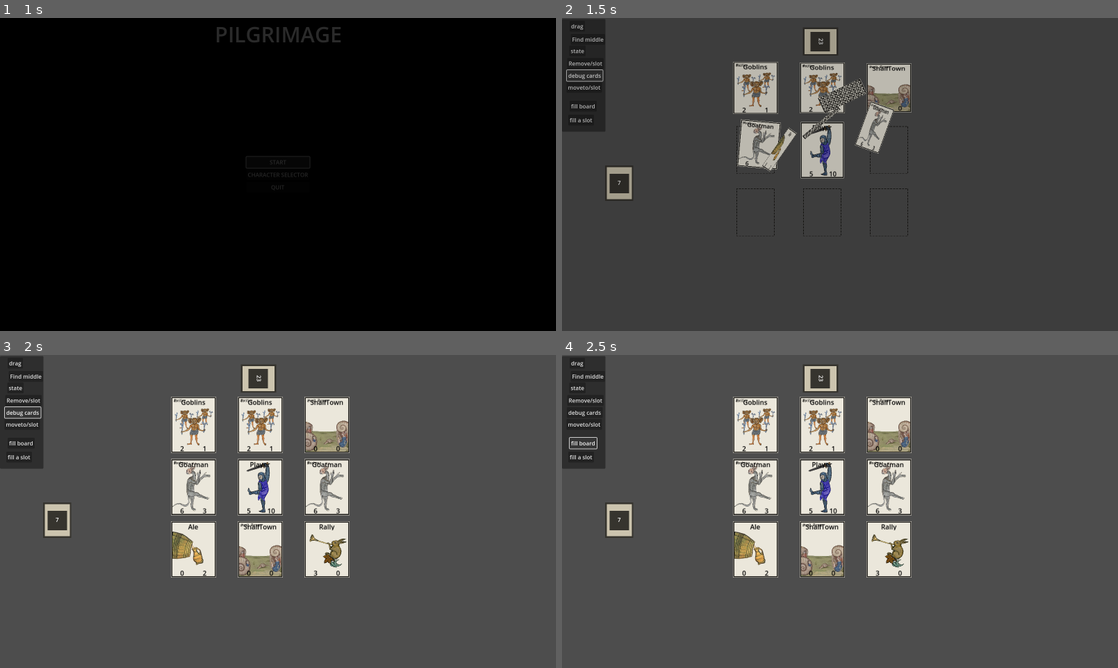
Above: before the commit, frames 1-4 (two rows, left to right).
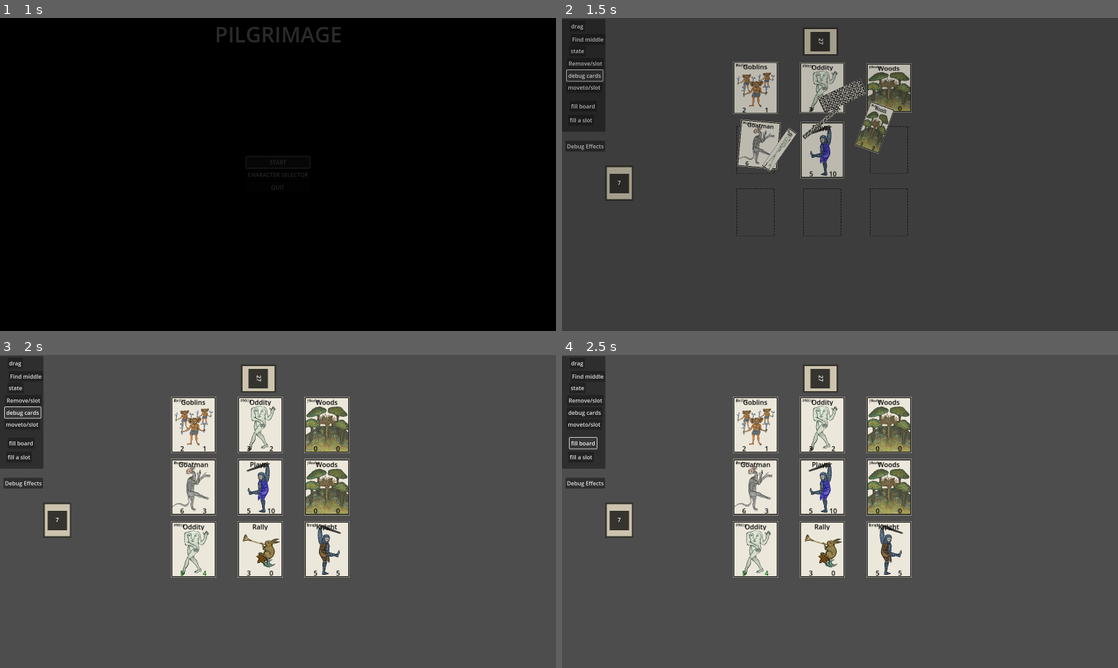
Above: after the commit, the same moments.

Repository: FergusMcLaughlin/Pilgrimage-old-
Game: Godot game, scene res://src/ui/mainMenu/main_menu.tscn
The game is run twice, just before and just after one commit, with the same random seed, the same clock (stepped at 60 frames per second) and the same inputs.
Inputs:
- Up to frame 1 (1 s): click "START" at 0.5 s
- Up to frame 2 (1.5 s): click "debug cards" at 1.25 s
- Up to frame 3 (2 s): no input
- Up to frame 4 (2.5 s): click "fill board" at 2 s

Frame 1 is identical in both runs. In frame 2, 1.8% of the frame differs, in the area x 1-63%, y 7-48%; in frame 3, 4.6%, in the area x 0-63%, y 7-71%; in frame 4, 4.6%.

Commit message:
Okay this is working but it needs tested and if possible refactored but maybe this is best done when animations are added ? currently it'll pause update effects then unpause it shouldn pause if there are no effect changes.

Diff:
--- a/project.godot
+++ b/project.godot
@@ -20,13 +20,13 @@
 GlobalSignalBus="*res://src/singletons/global_signal_bus.gd"
 CardDictionaryJsonLoader="*res://src/singletons/cardFactory/card_dictionary_json_loader.gd"
 CreateCard="*res://src/singletons/cardFactory/create_card.gd"
-CardEffectDictionaryJsonLoader="*res://src/singletons/cardEffectFactory/card_effect_dictionary_json_loader.gd"
-EffectManager="*res://src/singletons/cardEffectFactory/card_effect_manager.gd"
+CardEffectDictionaryJsonLoader="*res://src/singletons/cardEffects/card_effect_dictionary_json_loader.gd"
 InputManager="*res://src/singletons/input_manager.gd"
 GameConstants="*res://src/singletons/game_constants.gd"
 CardZIndexManager="*res://src/singletons/card_z_index_manager.gd"
 GameController="*res://src/singletons/game_controller.gd"
 SceneTransitionManager="*res://src/singletons/scene_manager.gd"
+EffectManager="*res://src/singletons/cardEffects/card_effect_manager.gd"
 
 [display]
 
--- a/src/card/card.gd
+++ b/src/card/card.gd
@@ -10,6 +10,10 @@
 var baseAttack: int
 var baseHealth: int
 
+const STAT_COLOR_NORMAL = Color.BLACK
+const STAT_COLOR_BUFFED = Color.DARK_GREEN
+const STAT_COLOR_DEBUFFED = Color.DARK_RED
+
 enum cardState {
 	ON_BOARD,
 	IN_DECK,
@@ -56,12 +60,32 @@
 	$Health.text = str(cardHealth)
 	$Attack.text = str(cardAttack)
 
+	updateStatColours()
+
 	var texture = load(cardImagePath)
 	if texture:
 		$CardFace.texture = texture
 		$CardFace.scale = Vector2(0.1, 0.1)
 	else:
 		push_error("Cant load card picture: " + cardImagePath)
+
+func updateStatColours():
+	if cardType == "player":
+		return
+
+	if cardAttack > baseAttack:
+		$Attack.modulate = STAT_COLOR_BUFFED
+	elif cardAttack < baseAttack:
+		$Attack.modulate = STAT_COLOR_DEBUFFED
+	else:
+		$Attack.modulate = STAT_COLOR_NORMAL
+
+	if cardHealth > baseHealth:
+		$Health.modulate = STAT_COLOR_BUFFED
+	elif cardHealth < baseHealth:
+		$Health.modulate = STAT_COLOR_DEBUFFED
+	else:
+		$Health.modulate = STAT_COLOR_NORMAL
 
 func setCardState (newCardState):
 	var oldState = currentState
--- a/src/card/cardEffects/individualEffects/stat_augmentation.gd
+++ b/src/card/cardEffects/individualEffects/stat_augmentation.gd
@@ -4,16 +4,20 @@
 
 func shouldRunEffectCheck(triggerType: String, context: Dictionary) -> bool:
 	var expectedTrigger = effectData.get("trigger", "")
-	if triggerType != "slot_filled":
-		return false
 
-	var targetCardType = effectData.get("target_card_type", "")
-	var targetCardName = effectData.get("target_card_name", "")
-	var forestCardsOnBoard = BoardQueryHelper.countCardsOfType(targetCardType, targetCardName)
-
-	return forestCardsOnBoard > 0
+	match expectedTrigger: #add as new types are added I HATE TRIGGERS
+		"slot_filled":
+			return triggerType in ["slot_filled", "slot_emptied", "card_removed"]
+		"board_changed":
+			return triggerType in ["slot_filled", "slot_emptied", "card_removed"]
+		_:
+			return triggerType == expectedTrigger
 
 func applyCardEffect(context: Dictionary) -> void:
+
+	if !is_instance_valid(hostCard):
+		return
+
 	var targetCardType = effectData.get("target_card_type", "")
 	var targetCardName = effectData.get("target_card_name", "")
 	var cardsOnBoard = BoardQueryHelper.countCardsOfType(targetCardType, targetCardName)
--- a/src/decks/journey_deck.gd
+++ b/src/decks/journey_deck.gd
@@ -23,7 +23,7 @@
 	var journeyCards = [# Mix of combat units with different strengths
 				"M_0001", "M_0002", "M_0003", "M_0003", "M_0004", "M_0001", "M_0002", "M_0004",
 				# Locations spaced out
-				"M_0005", "M_0006", "M_0005", "M_0006",
+				"M_0006", "M_0006", "M_0006", "M_0006","M_0006", "M_0006", "M_0006", "M_0006",
 				# Buffs spaced out to enhance player
 				"M_0007", "M_0008", "M_0009", "M_0007", "M_0008", "M_0009",
 				# More units with buffs interspersed
--- /dev/null
+++ b/src/helpers/effectHelpers/effect_batcher_helper.gd
@@ -0,0 +1,21 @@
+class_name EffectBatcherHelper
+
+func create_batches(effects: Array):
+	if effects.is_empty():
+		return[]
+
+	var groups = {}
+	for effect in effects:
+		var key = effect.effectName
+		if !groups.has(key):
+			groups[key] = []
+		groups[key].append(effect)
+
+	var batches = []
+	for group in groups.values():
+		batches.append(group)
+
+	return batches
+
+func calculate_total_time(batchCount: int, timePerBatch: float):
+	return batchCount * timePerBatch
--- /dev/null
+++ b/src/helpers/effectHelpers/effect_run_validator.gd
@@ -0,0 +1,47 @@
+class_name EffectRunValidator
+
+static var cardStates: Dictionary = {}
+
+static func getEffectsToRun(effects: Array[CardEffect], trigger: String, context: Dictionary):
+	var effectsToRun = []
+
+	for effect in effects:
+		if !effect.shouldRunEffectCheck(trigger, context):
+			continue
+
+		var key = str(effect.hostCard.get_instance_id()) + "_" + effect.effectName
+		var currentState = getCurrentValue(effect)
+		var lastState = cardStates.get(key, {})
+
+		if currentState != lastState or trigger == "slot_emptied" or trigger == "card_removed":
+			cardStates[key] = currentState
+			effectsToRun.append(effect)
+
+	return effectsToRun
+
+static func getCurrentValue(effect: CardEffect):
+	if effect.effectData.get("type") == "stat_augmentation":
+		var targetType = effect.effectData.get("target_card_type", "")
+		var targetName = effect.effectData.get("target_card_name", "")
+		var count =  BoardQueryHelper.countCardsOfType(targetType, targetName)
+
+		return {
+			"target_count": count,
+			"effect_type": "stat_augmentation",
+			"target_type": targetType,
+			"target_name": targetName
+		}
+	else:
+		var board = BoardQueryHelper.getCurrentBoard()
+		var occupiedCount = board.getOccupiedSlots().size() if board else 0
+		return {
+			"occupied_slots": occupiedCount,
+			"effect_type": "general"
+		}
+
+static func getCardKey(card: Node2D) -> String:
+	return str(card.get_instance_id())
+
+static func clearCard(card: Node2D):
+	var key = getCardKey(card)
+	cardStates.erase(key)
--- /dev/null
+++ b/src/helpers/effectHelpers/effect_timer_helper.gd
@@ -0,0 +1,42 @@
+class_name EffectTimerHelper
+
+var timer: Timer
+var currentBatch: int = 0
+var batches: Array = []
+var batchCallback: Callable
+
+func _init(parent: Node):
+	timer = Timer.new()
+	timer.one_shot = true
+	timer.timeout.connect(onTimeout)
+	parent.add_child(timer)
+
+func startBatchSequence(effectBatches: Array, timePerBatch: float, callback: Callable):
+	if effectBatches.is_empty():
+		return
+
+	batches = effectBatches
+	batchCallback = callback
+	currentBatch = 0
+
+	GameConstants.interactionsAllowed = false
+	timer.wait_time = timePerBatch
+	timer.start()
+
+func onTimeout():
+	if currentBatch < batches.size():
+		batchCallback.call(batches[currentBatch])
+		currentBatch += 1
+
+		if currentBatch < batches.size():
+			timer.start()
+		else:
+			finishSequence()
+	else:
+		finishSequence()
+
+func finishSequence():
+	batches.clear()
+	currentBatch = 0
+	GameConstants.interactionsAllowed = true
+	GlobalSignalBus.emit_signal("effectsFinished")
--- a/src/singletons/cardEffectFactory/card_effect_manager.gd
+++ /dev/null
@@ -1,75 +0,0 @@
-extends Node
-class_name CardEffectManager
-
-var activeEffects: Array[CardEffect] = []
-var effectDefinitions: Dictionary = {}
-
-func _ready():
-	if CardEffectDictionaryJsonLoader.cardEffectData.is_empty():
-		await CardEffectDictionaryJsonLoader.ready
-
-	effectDefinitions = CardEffectDictionaryJsonLoader.cardEffectData
-	print("CardEffectManager: Loaded ", effectDefinitions.size(), " effect definitions")
-
-	connectToSignals()
-
-
-func connectToSignals():
-	GlobalSignalBus.connect("boardStateChanged", onBoardStateChanged)
-	GlobalSignalBus.connect("cardPlayed", onCardPlayed)
-	GlobalSignalBus.connect("slotFilled", onSlotFilled)
-	GlobalSignalBus.connect("cardMoved", onCardMoved)#look at these
-
-	GlobalSignalBus.connect("battleCompleted", onBattleCompleted)
-
-func addCardEffects(card: Node2D):
-	var cardData = CardDictionaryJsonLoader.cardData.get(card.cardId, {})
-	var cardEffects = cardData.get("effects", [])
-
-	for individualEffect in cardEffects:
-		var effectData = effectDefinitions.get(individualEffect,{})
-		if !effectData.is_empty():
-			var effect = CardEffectFactory.createEffect(card, effectData)
-			if effect:
-				activeEffects.append(effect)
-
-func cleanupFreedCards():
-	activeEffects = activeEffects.filter(func(effect): return is_instance_valid(effect.hostCard))
-
-func removeCardEffects(card: Node2D):
-	activeEffects = activeEffects.filter(func(effect): return effect.hostCard != card)
-
-func onBoardStateChanged():
-	cleanupFreedCards()
-	checkAndApplyEffects("board_changed", {})
-
-func onCardPlayed(card, slot):
-		checkAndApplyEffects("card_played", {
-		"card": card,
-		"slot": slot
-		})
-
-func onSlotFilled(slot, card):
-	addCardEffects(card)
-	checkAndApplyEffects("slot_filled", {
-		"card": card,
-		"slot": slot
-		})
-
-func onCardMoved(card, fromSlot, toSlot):
-	checkAndApplyEffects("card_moved", {
-		"card":card,
-		"from":fromSlot,
-		"to":toSlot
-	})
-
-func onBattleCompleted(attacker, defender, result):
-	if result.has("attackerDied") and result.attackerDied:
-		removeCardEffects(attacker)
-
-func checkAndApplyEffects(triggerType: String, context: Dictionary):
-	cleanupFreedCards()
-
-	for effect in activeEffects:
-		if effect.shouldRunEffectCheck(triggerType, context):
-			effect.applyCardEffect(context)
--- /dev/null
+++ b/src/singletons/cardEffects/card_effect_manager.gd
@@ -0,0 +1,92 @@
+extends Node
+class_name CardEffectManager
+
+var activeEffects: Array[CardEffect] = []
+var effectDefinitions: Dictionary = {}
+
+var effectTimer: EffectTimerHelper
+var effectBatcherHelper: EffectBatcherHelper
+var setupPhase: bool = true
+
+const TIME_PER_BATCH = 0.5
+
+func _ready():
+	effectTimer = EffectTimerHelper.new(self)
+	effectBatcherHelper = EffectBatcherHelper.new()
+
+	await loadEffectDeffinitions()
+	connectToSignals()
+
+func loadEffectDeffinitions():
+	if CardEffectDictionaryJsonLoader.cardEffectData.is_empty():
+		await CardEffectDictionaryJsonLoader.ready
+
+	effectDefinitions = CardEffectDictionaryJsonLoader.cardEffectData
+
+func connectToSignals():
+	GlobalSignalBus.connect("slotFilled", onSlotFilled)
+	GlobalSignalBus.connect("slotEmptied", onSlotEmptied)
+	GlobalSignalBus.connect("battleCompleted", onBattleCompleted)
+	GlobalSignalBus.connect("boardSetupComplete", onBoardSetupComplete)
+
+func onBoardSetupComplete():
+	setupPhase = false
+	print("CardEffectManager: Setup phase complete, effects now active")
+
+func onSlotFilled(slot, card):
+	addCardEffects(card)
+	if not setupPhase:
+		checkEffects("slot_filled", {"slot": slot, "card": card})
+
+func onSlotEmptied(slot):
+	if not setupPhase:
+		checkEffects("slot_emptied", {"slot": slot})
+
+func onBattleCompleted(attacker, defender, result):
+	if result.has("attackerDied") and result.attackerDied:
+		removeCardEffects(attacker)
+
+func addCardEffects(card: Node2D):
+	var cardData = CardDictionaryJsonLoader.cardData.get(card.cardId, {})
+	var cardEffects = cardData.get("effects", [])
+
+	for individualEffect in cardEffects:
+		var effectData = effectDefinitions.get(individualEffect,{})
+		if !effectData.is_empty():
+			var effect = CardEffectFactory.createEffect(card, effectData)
+			if effect:
+				activeEffects.append(effect)
+
+func cleanupFreedCards():
+	activeEffects = activeEffects.filter(func(effect): return is_instance_valid(effect.hostCard))
+
+func removeCardEffects(card: Node2D):
+	activeEffects = activeEffects.filter(func(effect): return effect.hostCard != card)
+	EffectRunValidator.clearCard(card)
+
+	if not setupPhase:
+		await get_tree().process_frame
+		checkEffects("card_removed", {"card": card})
+
+func checkEffects(trigger: String, context: Dictionary):
+	if setupPhase:
+		return
+
+	cleanupFreedCards()
+
+	var effectsToRun = EffectRunValidator.getEffectsToRun(activeEffects, trigger, context)
+
+	if effectsToRun.is_empty():
+		return
+
+	var batches = effectBatcherHelper.create_batches(effectsToRun)
+	GlobalSignalBus.emit_signal("effectsStarted")
+	effectTimer.startBatchSequence(batches, TIME_PER_BATCH, exicuteBatch)
+
+func exicuteBatch(batch: Array):
+	for effect in batch:
+		if is_instance_valid(effect.hostCard):
+			effect.applyCardEffect({})
+
+	if effectTimer.currentBatch >= effectTimer.batches.size():
+		GlobalSignalBus.emit_signal("effectsFinished")
--- a/src/singletons/game_constants.gd
+++ b/src/singletons/game_constants.gd
@@ -5,5 +5,5 @@
 const LAYER_CARD = 2
 const LAYER_DECK = 4
 
-#var interactionsAllowed = true
-var playerCharacter = null;
+var playerCharacter = null
+var interactionsAllowed = true
--- a/src/singletons/game_controller.gd
+++ b/src/singletons/game_controller.gd
@@ -8,6 +8,7 @@
 var characterCard: Node2D
 
 var currentGameState = GameStates.SETUP
+var movementEnabled: bool = true
 
 enum GameStates {
 	SETUP,
@@ -58,9 +59,19 @@
 	await get_tree().process_frame  # Wait for card placement
 	journeyDeck.fillEmptySlots()
 
+	await get_tree().process_frame
+	GlobalSignalBus.emit_signal("boardSetupComplete")
+
 	print("GameManager: Board setup complete")
 
+func isMovementAllowed() -> bool:
+	return movementEnabled and GameConstants.interactionsAllowed
+
 func onCardClicked(card):
+	if !isMovementAllowed():
+		print("GameManager: Movement blocked - effects are being processed")
+		return
+
 	if card.currentState == card.cardState.IN_HAND || card.currentState == card.cardState.BEING_DRAGGED:
 		return
 
--- a/src/singletons/global_signal_bus.gd
+++ b/src/singletons/global_signal_bus.gd
@@ -44,6 +44,7 @@
 # ==============================================
 signal boardStateChanged()      # When board state changes
 signal boardSetup()             # When board is initially set up
+signal boardSetupComplete()     # When initial board setup is finished
 # ==============================================
 # GAME CONTROLLER SIGNALS
 # ==============================================
@@ -55,3 +56,17 @@
 # ==============================================
 signal sceneTransitionStarted(fromScene, toScene, transitionType)
 signal sceneTransitionCompleted(fromScene, toScene, transitionType)
+# ==============================================
+# EFFECT QUEUE SIGNALS
+# ==============================================
+signal effectProcessingStarted()
+signal effectProcessingFinished()
+signal effectApplied(triggerType: String, context: Dictionary)
+signal effectsStarted()
+signal effectsFinished()
+# ==============================================
+#  SIGNALS
+# ==============================================
+signal movmentIsBlocked(reason: String)
+signal movmentIsUnblocked(reason: String)
+signal movmentStateChanged(isEnabled: bool)
--- a/src/tests/card_test.gd
+++ b/src/tests/card_test.gd
@@ -4,7 +4,6 @@
 @onready var journeyDeck = $GameBoard/journeyDeck
 @onready var cardGrid = $GameBoard/CardGrid
 
-
 func _ready():
 	# Create a test card
 	spawn_test_card()
@@ -15,6 +14,14 @@
 	print("DEBUG: Setting currentBoard to GameBoard...")
 	GlobalSignalBus.currentBoard = $GameBoard
 	print("DEBUG: currentBoard set to: ", GlobalSignalBus.currentBoard)
+
+	# Add debug button for effects
+	var debug_effects_button = Button.new()
+	debug_effects_button.text = "Debug Effects"
+	debug_effects_button.position = Vector2(10, 350)
+	debug_effects_button.size = Vector2(100, 30)
+	debug_effects_button.pressed.connect(debug_card_effects)
+	$Ui/ButtonPanel.add_child(debug_effects_button)
 
 	# Verify the board has the necessary methods
 	if $GameBoard.has_method("getOccupiedSlots"):
@@ -48,17 +55,6 @@
 	$Ui/ButtonPanel/fill_board.pressed.connect(on_fill_board_button_pressed)
 	$Ui/ButtonPanel/fill_one_slot.pressed.connect(on_fill_one_slot_button_pressed)
 
-	# Verify button connections
-	print("\nButton connections:")
-	print("- FlipButton connected: ", $Ui/ButtonPanel/findmiddleslotButton.is_connected("pressed", Callable(self, "on_flip_button_pressed")))
-	print("- StateButton connected: ", $Ui/ButtonPanel/StateButton.is_connected("pressed", Callable(self, "on_change_state_button_pressed")))
-	print("- DragButton connected: ", $Ui/ButtonPanel/DragButton.is_connected("pressed", Callable(self, "on_test_drag_button_pressed")))
-	print("- MoveToSlotButton connected: ", $Ui/ButtonPanel/MoveToSlotButton.is_connected("pressed", Callable(self, "on_move_to_slot_button_pressed")))
-	print("- RemoveFromSlotButton connected: ", $Ui/ButtonPanel/RemoveFromSlotButton.is_connected("pressed", Callable(self, "on_remove_from_slot_button_pressed")))
-	print("- debug_button connected: ", $Ui/ButtonPanel/debug_button.is_connected("pressed", Callable(self, "on_debug_button_pressed")))
-	print("- fill_board connected: ", $Ui/ButtonPanel/fill_board.is_connected("pressed", Callable(self, "on_fill_board_button_pressed")))
-	print("- fill_one_slot connected: ", $Ui/ButtonPanel/fill_one_slot.is_connected("pressed", Callable(self, "on_fill_one_slot_button_pressed")))
-
 	# IMPORTANT: Set up GameController AFTER currentBoard is set
 	GameController.boardController = $GameBoard
 	GameController.playerDeck = $GameBoard/playerDeck
@@ -73,12 +69,32 @@
 	# Final verification
 	print("DEBUG: currentBoard after all setup: ", GlobalSignalBus.currentBoard)
 
+	# Connect to effect signals for debugging
+	# Since the signals are emitted on GlobalSignalBus, connect there
+	if GlobalSignalBus.has_signal("effectsStarted"):
+		GlobalSignalBus.effectsStarted.connect(_on_effects_started)
+		print("DEBUG: Connected to effectsStarted signal on GlobalSignalBus")
+	else:
+		print("DEBUG: effectsStarted signal not found on GlobalSignalBus")
+
+	if GlobalSignalBus.has_signal("effectsFinished"):
+		GlobalSignalBus.effectsFinished.connect(_on_effects_finished)
+		print("DEBUG: Connected to effectsFinished signal on GlobalSignalBus")
+	else:
+		print("DEBUG: effectsFinished signal not found on GlobalSignalBus")
+
 	# Force a debug to see if BoardQueryHelper works now
 	print("\n----- TESTING BOARD QUERY IMMEDIATELY -----")
 	await get_tree().process_frame
 	var testCount = BoardQueryHelper.countCardsOfType("location", "Woods")
 	print("DEBUG: Immediate test - Woods count: ", testCount)
 
+func _on_effects_started():
+	print("🔴 EFFECTS STARTED - Movement blocked")
+
+func _on_effects_finished():
+	print("🟢 EFFECTS FINISHED - Movement enabled")
+
 # New function for fill_board button using journeyDeck methods
 func on_fill_board_button_pressed():
 	print("\n----- FILL BOARD BUTTON PRESSED -----")
@@ -87,6 +103,10 @@
 		print("Filling board with journey cards")
 		# Use the journeyDeck's fillEmptySlots method
 		journeyDeck.fillEmptySlots()
+
+		# Debug after filling
+		await get_tree().create_timer(1.0).timeout
+		debug_card_effects()
 	else:
 		print("ERROR: JourneyDeck not found or initialized")
 
@@ -106,6 +126,10 @@
 			var card = journeyDeck.revealTopCard(emptySlot)
 			if card:
 				print("Placed card " + card.cardName + " in slot")
+
+				# Debug effects after placement
+				await get_tree().create_timer(0.5).timeout
+				debug_card_effects()
 			else:
 				print("No more cards in journey deck")
 		else:
@@ -195,8 +219,7 @@
 	pass
 
 func on_debug_button_pressed():
-	# Your existing implementation
-	pass
+	debug_card_effects()
 
 func print_card_debug_info(card):
 	# Your existing implementation
@@ -216,18 +239,63 @@
 
 func debug_card_effects():
 	print("\n=== DEBUGGING CARD EFFECTS ===")
-
-	# Check if EffectManager exists
+	print("Time: ", Time.get_ticks_msec())
+
+	# First, let's check all autoload nodes
+	print("\n--- CHECKING AUTOLOADS ---")
+	var autoloads = [
+		"/root/EffectManager",  # Changed from CardEffectManager
+		"/root/GlobalSignalBus",
+		"/root/GameConstants",
+		"/root/CardDictionaryJsonLoader",
+		"/root/CardEffectDictionaryJsonLoader"
+	]
+
+	for path in autoloads:
+		var node = get_node_or_null(path)
+		if node:
+			print("✅ Found: ", path, " - Class: ", node.get_class())
+		else:
+			print("❌ NOT Found: ", path)
+
+	# Check if EffectManager exists (note: using EffectManager, not CardEffectManager)
 	var effectManager = get_node_or_null("/root/EffectManager")
 	if effectManager:
 		print("✅ EffectManager found")
 		print("Effect definitions loaded: ", effectManager.effectDefinitions.size())
 		print("Active effects: ", effectManager.activeEffects.size())
 
+		# Print all loaded effect definitions
+		print("\n--- EFFECT DEFINITIONS ---")
 		for effect_name in effectManager.effectDefinitions.keys():
-			print("- Effect definition: ", effect_name)
-	else:
-		print("❌ EffectManager not found!")
+			var def = effectManager.effectDefinitions[effect_name]
+			print("- ", effect_name, ":")
+			print("  - Trigger: ", def.get("trigger", "none"))
+			print("  - Type: ", def.get("type", "none"))
+			print("  - Target: ", def.get("target_card_type", "none"), " / ", def.get("target_card_name", "none"))
+
+		# Print all active effects
+		print("\n--- ACTIVE EFFECTS ---")
+		if effectManager.activeEffects.is_empty():
+			print("❌ No active effects!")
+		else:
+			for effect in effectManager.activeEffects:
+				if is_instance_valid(effect.hostCard):
+					print("- Effect: ", effect.effectName, " on card: ", effect.hostCard.cardName)
+					print("  - Host card ID: ", effect.hostCard.cardId)
+					print("  - Effect data: ", effect.effectData)
+				else:
+					print("- Invalid effect (host card freed)")
+
+		# Check timer status
+		if effectManager.effectTimer:
+			print("\n--- TIMER STATUS ---")
+			print("Timer exists: ✅")
+			print("Current batch: ", effectManager.effectTimer.currentBatch)
+			print("Total batches: ", effectManager.effectTimer.batches.size())
+			print("Timer running: ", !effectManager.effectTimer.timer.is_stopped())
+	else:
+		print("❌ CardEffectManager not found in autoload!")
 
 	# Check board state
 	print("\n--- BOARD STATE ---")
@@ -240,35 +308,60 @@
 
 		if $GameBoard.has_method("getOccupiedSlots"):
 			var occupiedSlots = $GameBoard.getOccupiedSlots()
-			print("Occupied slots: ", occupiedSlots.size())
-
-			for slot in occupiedSlots:
+			print("\nOccupied slots: ", occupiedSlots.size())
+
+			for i in range(occupiedSlots.size()):
+				var slot = occupiedSlots[i]
 				var card = slot.currentCard
 				if card:
-					print("Card: ", card.cardName)
-					print("- Type: ", card.cardType)
-					print("- Effects: ", card.cardEffects)
-					print("- CardId: ", card.cardId)
-				else:
-					print("Empty slot found")
+					print("\nSlot ", i, " - Card: ", card.cardName)
+					print("  - Type: ", card.cardType)
+					print("  - CardId: ", card.cardId)
+					print("  - Effects: ", card.cardEffects)
+					print("  - Attack/Health: ", card.cardAttack, "/", card.cardHealth)
+
+					# Check if this card should have effects
+					var cardData = CardDictionaryJsonLoader.cardData.get(card.cardId, {})
+					var expectedEffects = cardData.get("effects", [])
+					if !expectedEffects.is_empty():
+						print("  - ⚠️ Card SHOULD have effects: ", expectedEffects)
 		else:
 			print("❌ GameBoard doesn't have getOccupiedSlots method")
 	else:
 		print("❌ GameBoard not found!")
 
-	## Test BoardQueryHelper specifically
-	#print("\n--- TESTING BOARD QUERY HELPER ---")
-	#BoardQueryHelper.debugBoardState()
-	#
-	## Direct test of counting functions
-	#print("Direct BoardQueryHelper tests:")
-	#var woodsCount = BoardQueryHelper.countCardsOfType("location", "Woods")
-	#print("BoardQueryHelper reports ", woodsCount, " Woods cards")
-	#
-	#var allLocations = BoardQueryHelper.countCardsOfType("location")
-	#print("BoardQueryHelper reports ", allLocations, " location cards total")
-	#
-	#var allUnits = BoardQueryHelper.countCardsOfType("unit")
-	#print("BoardQueryHelper reports ", allUnits, " unit cards total")
-	#
-	#print("=== END DEBUG ===\n")
+	# Test triggering effects manually
+	print("\n--- MANUAL EFFECT TRIGGER TEST ---")
+	if effectManager:
+		print("Manually calling checkEffects with 'board_changed'...")
+		effectManager.checkEffects("board_changed", {})
+
+		await get_tree().create_timer(0.1).timeout
+
+		print("Manually calling checkEffects with 'slot_filled'...")
+		effectManager.checkEffects("slot_filled", {})
+
+	# Check signal connections
+	print("\n--- SIGNAL CONNECTIONS ---")
+	if effectManager:
+		# Check if signals are connected to any callable
+		var boardStateConnections = GlobalSignalBus.get_signal_connection_list("boardStateChanged")
+		print("boardStateChanged has ", boardStateConnections.size(), " connections")
+		for conn in boardStateConnections:
+			print("  - Connected to: ", conn.callable)
+
+		var slotFilledConnections = GlobalSignalBus.get_signal_connection_list("slotFilled")
+		print("slotFilled has ", slotFilledConnections.size(), " connections")
+		for conn in slotFilledConnections:
+			print("  - Connected to: ", conn.callable)
+	else:
+		print("❌ Cannot check signal connections - effectManager is null")
+
+	print("\n=== END DEBUG ===\n")
+
+# Add a test to manually trigger board state change
+func _input(event):
+	if event.is_action_pressed("ui_accept"):  # Press Enter/Space
+		print("\n--- MANUAL BOARD STATE CHANGE ---")
+		GlobalSignalBus.emit_signal("boardStateChanged")
+		debug_card_effects()
Renamed: src/helpers/boardQueryHelper.gd -> src/helpers/board_query_helper.gd
Renamed: src/helpers/boardQueryHelper.gd.uid -> src/helpers/board_query_helper.gd.uid
Not shown, added: src/helpers/effectHelpers/effect_batcher_helper.gd.uid
Not shown, added: src/helpers/effectHelpers/effect_run_validator.gd.uid
Not shown, added: src/helpers/effectHelpers/effect_timer_helper.gd.uid
Renamed: src/singletons/cardEffectFactory/card_effect_dictionary_json_loader.gd -> src/singletons/cardEffects/card_effect_dictionary_json_loader.gd
Renamed: src/singletons/cardEffectFactory/card_effect_dictionary_json_loader.gd.uid -> src/singletons/cardEffects/card_effect_dictionary_json_loader.gd.uid
Renamed: src/singletons/cardEffectFactory/card_effect_manager.gd.uid -> src/singletons/cardEffects/card_effect_manager.gd.uid
